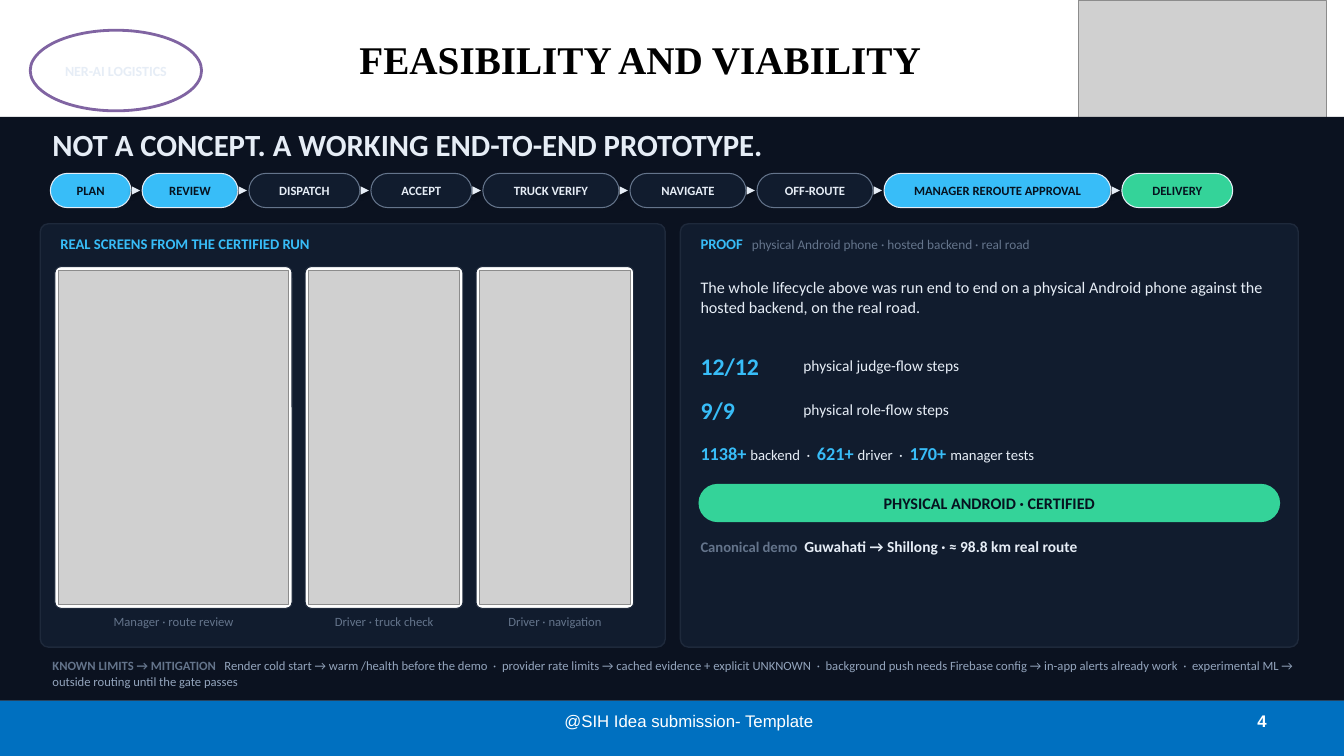
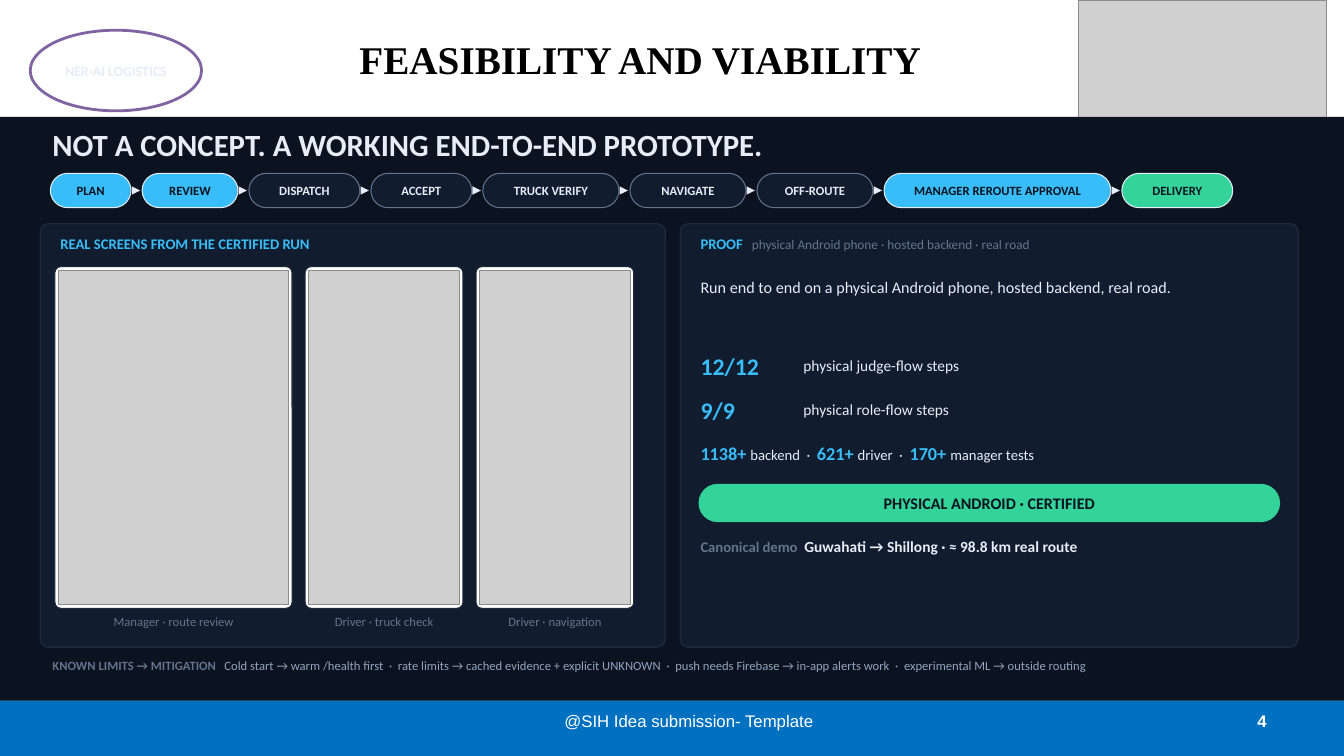
Before and after one commit to nxtlucifer/ner-ai-logistics, a slide deck: slide 4 of docs/submission/variants/RASTA_AI_SIH26002_TEAM17_V03_CONSOLE.pptx. Drawn at 1344x756 pixels with LibreOffice and Linux fonts; fonts in the diff are those of the drawing; grey boxes stand for pictures. Boxes give left, top, right and bottom in pixels: in the first picture for what was removed or moved away, otherwise in the second. Text is boxed around its words. In the diff, an @@ line names an element or a change of style, - is before the commit and + after.

```diff
--- a/docs/submission/variants/RASTA_AI_SIH26002_TEAM17_V03_CONSOLE.pptx
+++ b/docs/submission/variants/RASTA_AI_SIH26002_TEAM17_V03_CONSOLE.pptx
@@ text at (701, 282, 1171, 296): text changed @@
-The whole lifecycle above was run end to end on a physical Android phone against the hosted backend, on the real road.
+Run end to end on a physical Android phone, hosted backend, real road.
@@ text at (52, 661, 1086, 672): text changed @@
-KNOWN LIMITS → MITIGATION Render cold start → warm /health before the demo · provider rate limits → cached evidence + explicit UNKNOWN · background push needs Firebase config → in-app alerts already work · experimental ML → outside routing until the gate passes
+KNOWN LIMITS → MITIGATION Cold start → warm /health first · rate limits → cached evidence + explicit UNKNOWN · push needs Firebase → in-app alerts work · experimental ML → outside routing
```
Also in this commit, not shown: 4 other slides changed, 50 other files.
